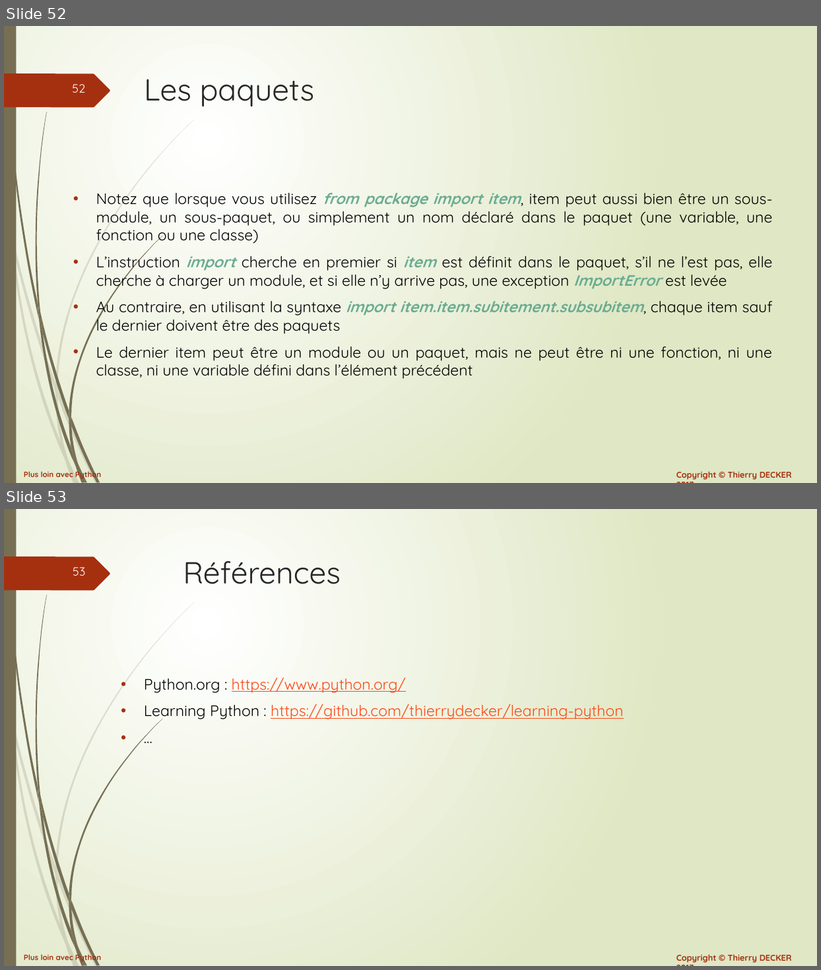
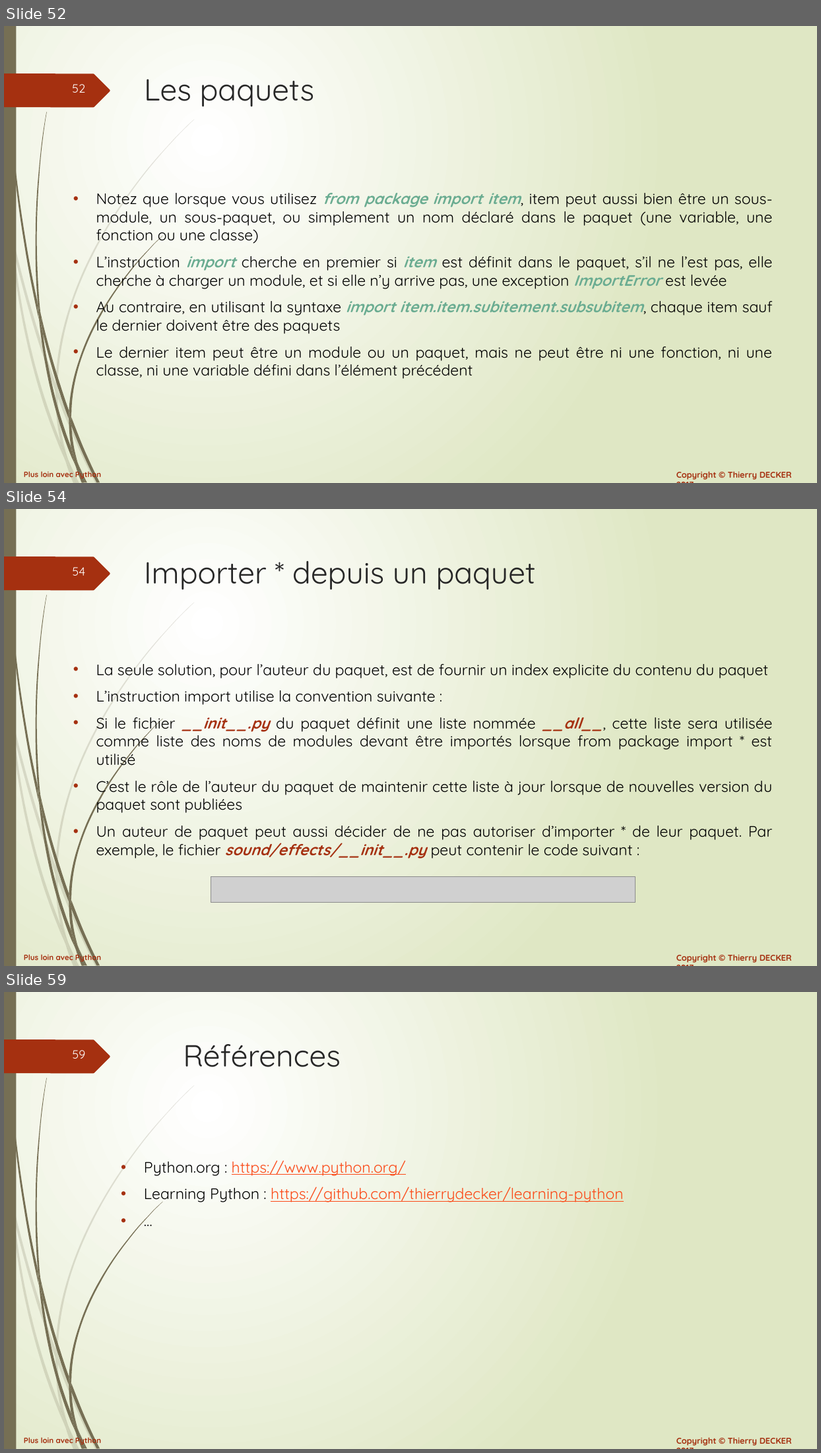
Before and after one commit to VikmanTheRacoon/learning-python, a slide deck: documentations/python-102.pptx. Shown one above the other, each under a label of ours: slides 52 and 53 before the commit, slides 52, 54 and 59 after it; the slides between them are not shown. The pictures are 821x970 and 821x1453 pixels, drawn with LibreOffice and Linux fonts; fonts in the diff are those of the drawing; grey boxes stand for pictures. Boxes give left, top, right and bottom in pixels: in the first picture for what was removed or moved away, otherwise in the second. Text is boxed around its words. In the diff, an @@ line names an element or a change of style, - is before the commit and + after.

```diff
--- a/documentations/python-102.pptx
+++ b/documentations/python-102.pptx
@@ slide 54 added at [4, 509, 817, 966], background gradient #FFFFFF to #DFE8C4; not listed: 27 template elements that a slide beside it also shows @@
@@ title added at [144, 561, 536, 590], 36 pt, text #262626 @@
+Importer * depuis un paquet
@@ text added at [96, 664, 773, 859], 18 pt, text #000000 @@
+• La seule solution, pour l’auteur du paquet, est de fournir un index explicite du contenu du paquet
+• L’instruction import utilise la convention suivante :
+• Si le fichier __init__.py du paquet définit une liste nommée __all__, cette liste sera utilisée comme liste des noms de modules devant être importés lorsque from package import * est utilisé
+• C’est le rôle de l’auteur du paquet de maintenir cette liste à jour lorsque de nouvelles version du paquet sont publiées
+• Un auteur de paquet peut aussi décider de ne pas autoriser d’importer * de leur paquet. Par exemple, le fichier sound/effects/__init__.py peut contenir le code suivant :
@@ picture added at [211, 877, 636, 903] @@
@@ what was slide 53 is now slide 59 @@
@@ page number at [73, 1050, 86, 1059]: text changed @@
-53
+59
```
Also in this commit, not shown: 5 other slides added, 1 other file.
